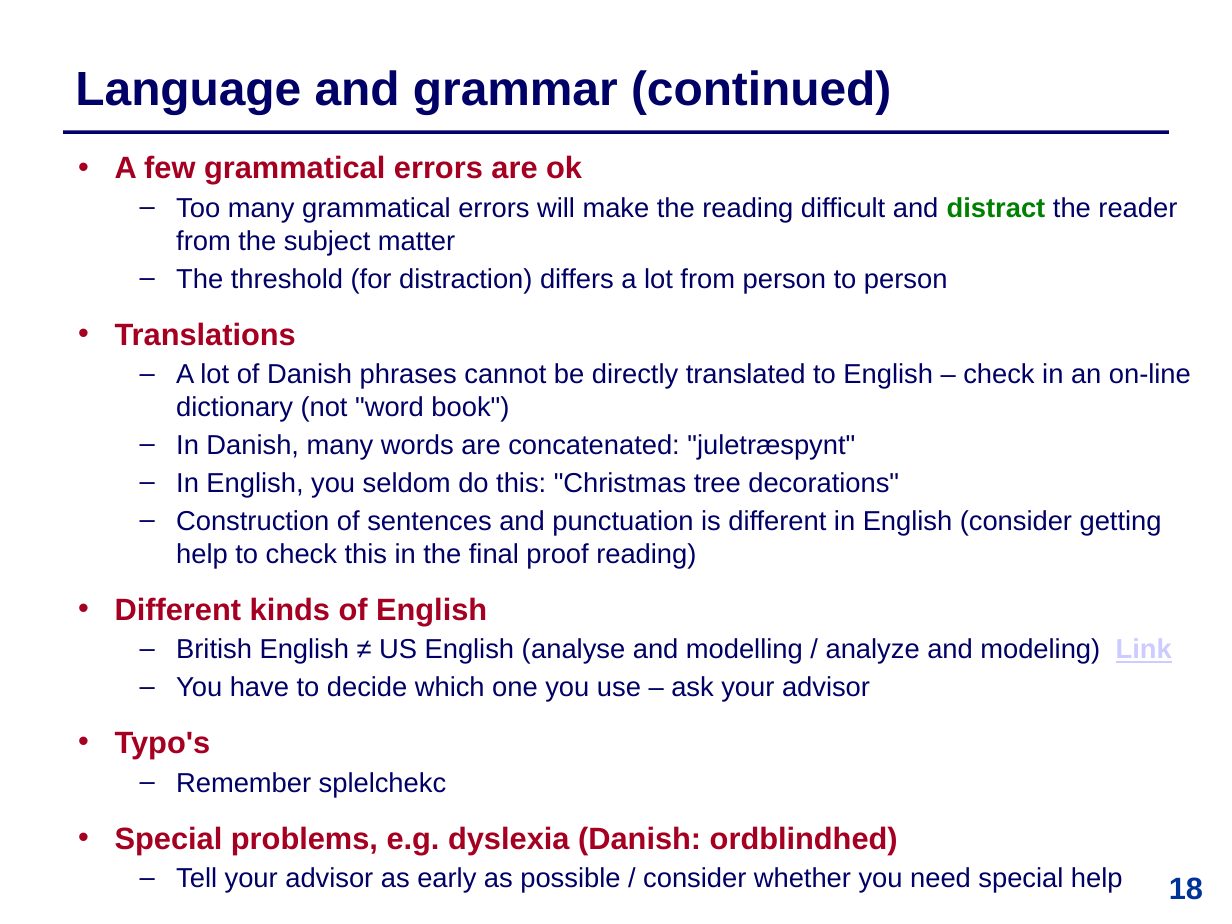
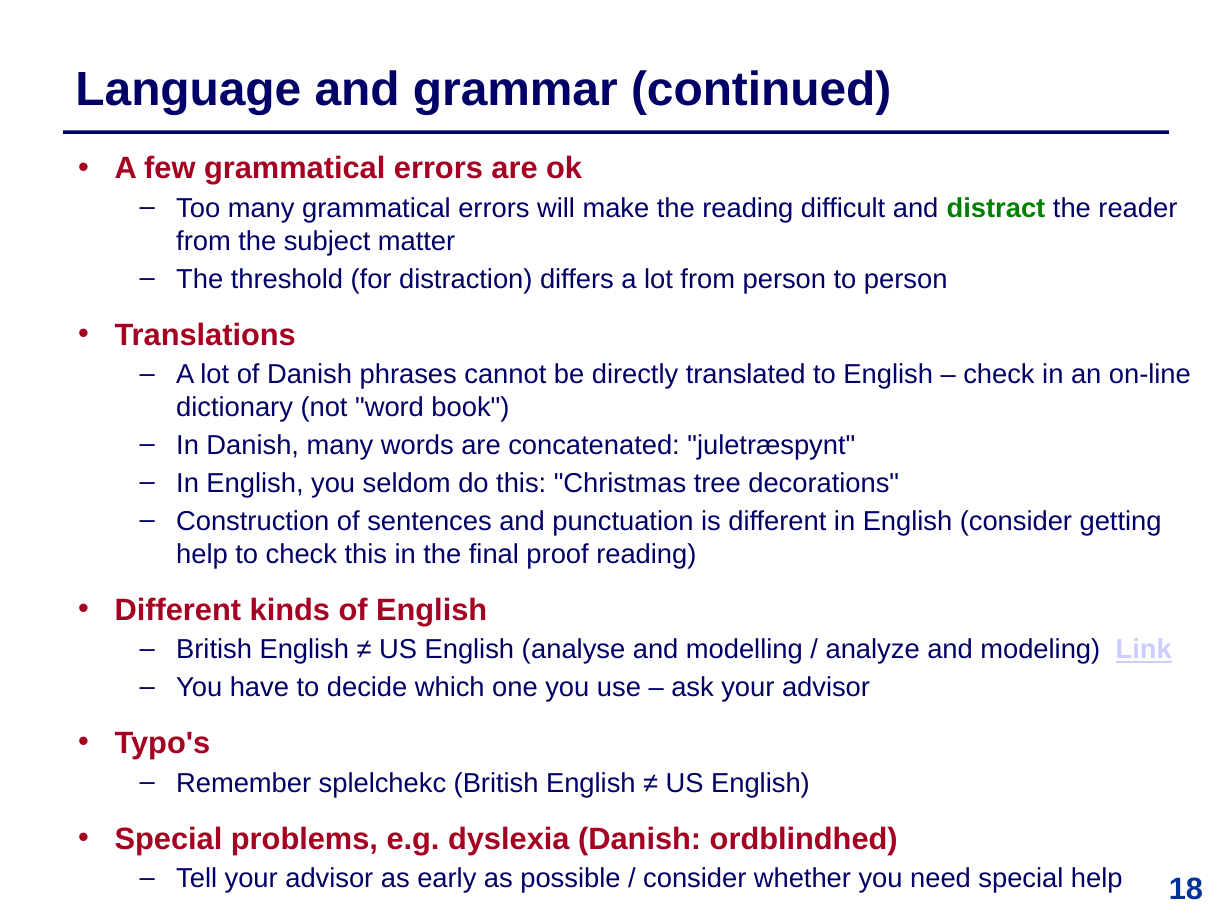
Before and after one commit to IntProgAU/Materiale, a slide deck: slide 18 of web/b25/2 Academic Writing and Oral Presentation.pptx. Drawn at 1232x924 pixels with LibreOffice and Linux fonts; fonts in the diff are those of the drawing. Boxes give left, top, right and bottom in pixels: in the first picture for what was removed or moved away, otherwise in the second. Text is boxed around its words. In the diff, an @@ line names an element or a change of style, - is before the commit and + after.

```diff
--- a/web/b25/2 Academic Writing and Oral Presentation.pptx
+++ b/web/b25/2 Academic Writing and Oral Presentation.pptx
@@ text at [176, 772, 810, 797]: text changed @@
-  – Remember splelchekc
+  – Remember splelchekc (British English ≠ US English)
```
Also in this commit, not shown: 11 other slides changed.
